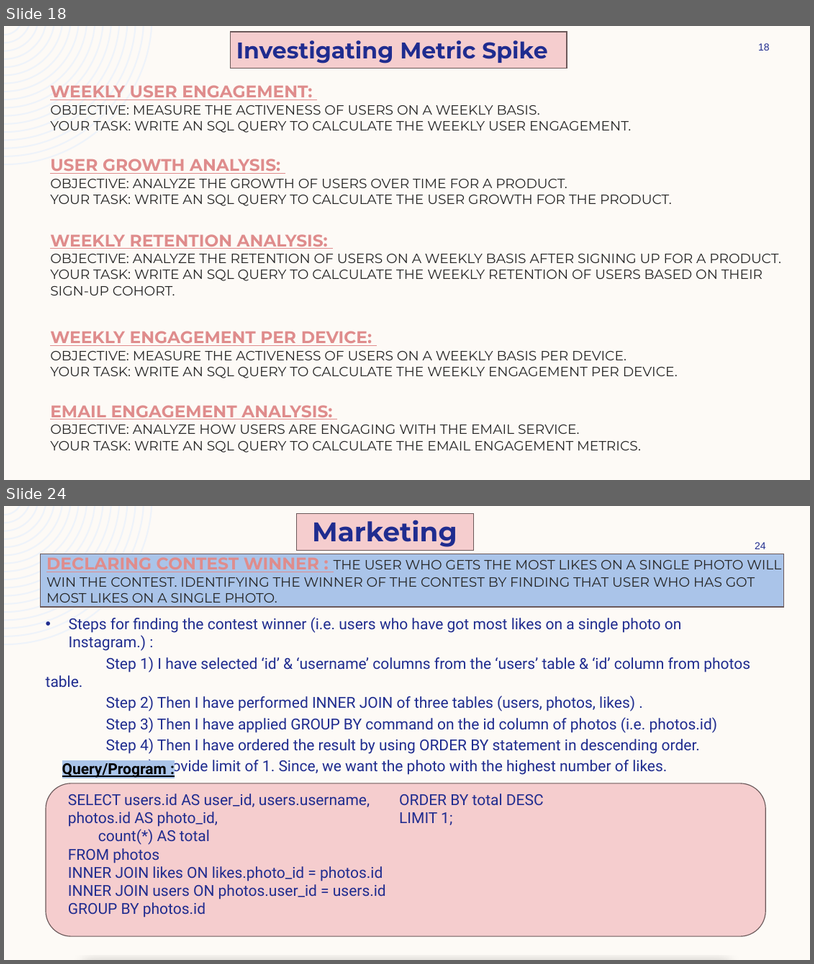
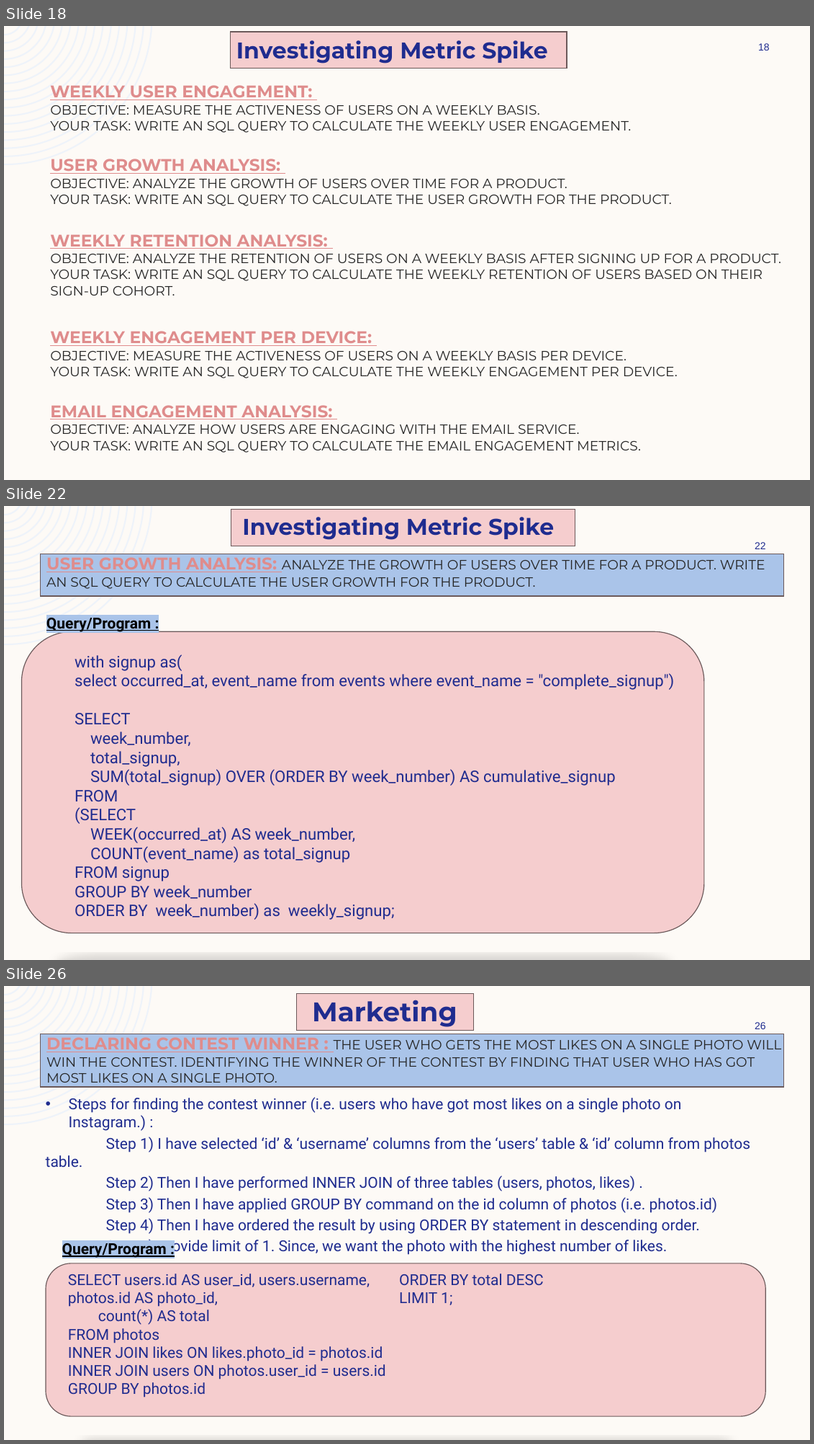
Before and after one commit to ShindeYash/Operation_and_Metric_Analytics, a slide deck: Report - Operation_and_Metric_Analytics.pptx. Shown one above the other, each under a label of ours: slides 18 and 24 before the commit, slides 18, 22 and 26 after it; the slides between them are not shown. The pictures are 814x964 and 814x1444 pixels, drawn with LibreOffice and Linux fonts; fonts in the diff are those of the drawing. Boxes give left, top, right and bottom in pixels: in the first picture for what was removed or moved away, otherwise in the second. Text is boxed around its words. In the diff, an @@ line names an element or a change of style, - is before the commit and + after.

```diff
--- a/Report - Operation_and_Metric_Analytics.pptx
+++ b/Report - Operation_and_Metric_Analytics.pptx
@@ slide 22 added at (4,506,810,960), background #FDFAF6; not listed: 1 template element that a slide beside it also shows @@
@@ rectangle added at (231,509,576,546), fill #F5CDCE, outline #6B5A5A 1 pt @@
@@ text added at (242,517,554,540), 27 pt, text #1F2C8F, bold @@
+Investigating Metric Spike
@@ page number added at (755,542,766,549), 12 pt, text #1F2C8F @@
+22
@@ rectangle added at (40,554,784,596), fill #AAC4E9, outline #6B5A5A 1 pt @@
@@ title added at (46,554,766,589), 16 pt, text #262626 @@
+USER GROWTH ANALYSIS: ANALYZE THE GROWTH OF USERS OVER TIME FOR A PRODUCT. WRITE AN SQL QUERY TO CALCULATE THE USER GROWTH FOR THE PRODUCT.
@@ rounded rectangle added at (21,632,705,933), fill #F5CDCE, outline #6B5A5A 1 pt @@
@@ text added at (46,618,151,633), 18 pt, text #000000, bold, underline @@
+Query/Program :
@@ text added at (75,654,674,919), 19 pt, text #202C8F @@
+with signup as(
+select occurred_at, event_name from events where event_name = "complete_signup")
+SELECT
+week_number,
+total_signup,
+SUM(total_signup) OVER (ORDER BY week_number) AS cumulative_signup
+FROM
+(SELECT
+WEEK(occurred_at) AS week_number,
+COUNT(event_name) as total_signup
+FROM signup
+GROUP BY week_number
+ORDER BY week_number) as weekly_signup;
@@ what was slide 24 is now slide 26 @@
@@ page number at (755,1022,766,1029): text changed @@
-24
+26
```
Also in this commit, not shown: 1 slide changed, 5 other slides added, 14 slides removed, 9 other files.
